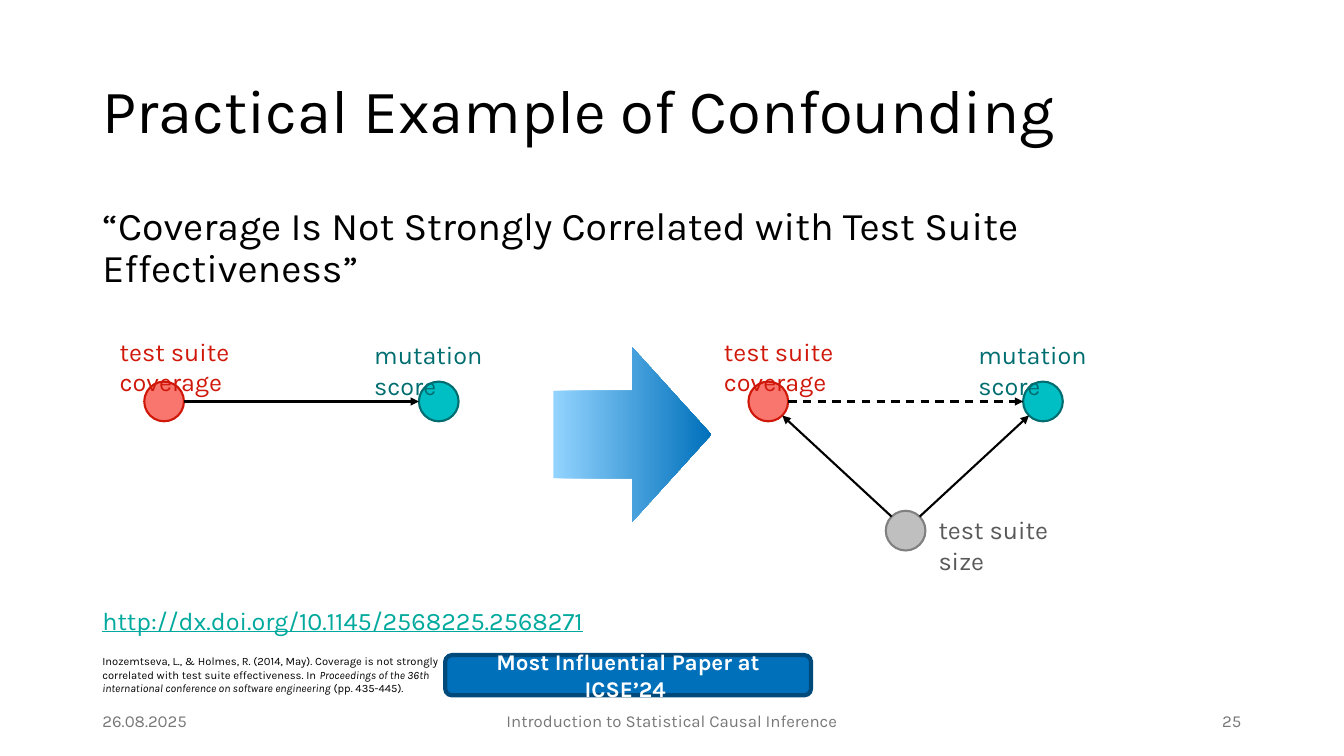
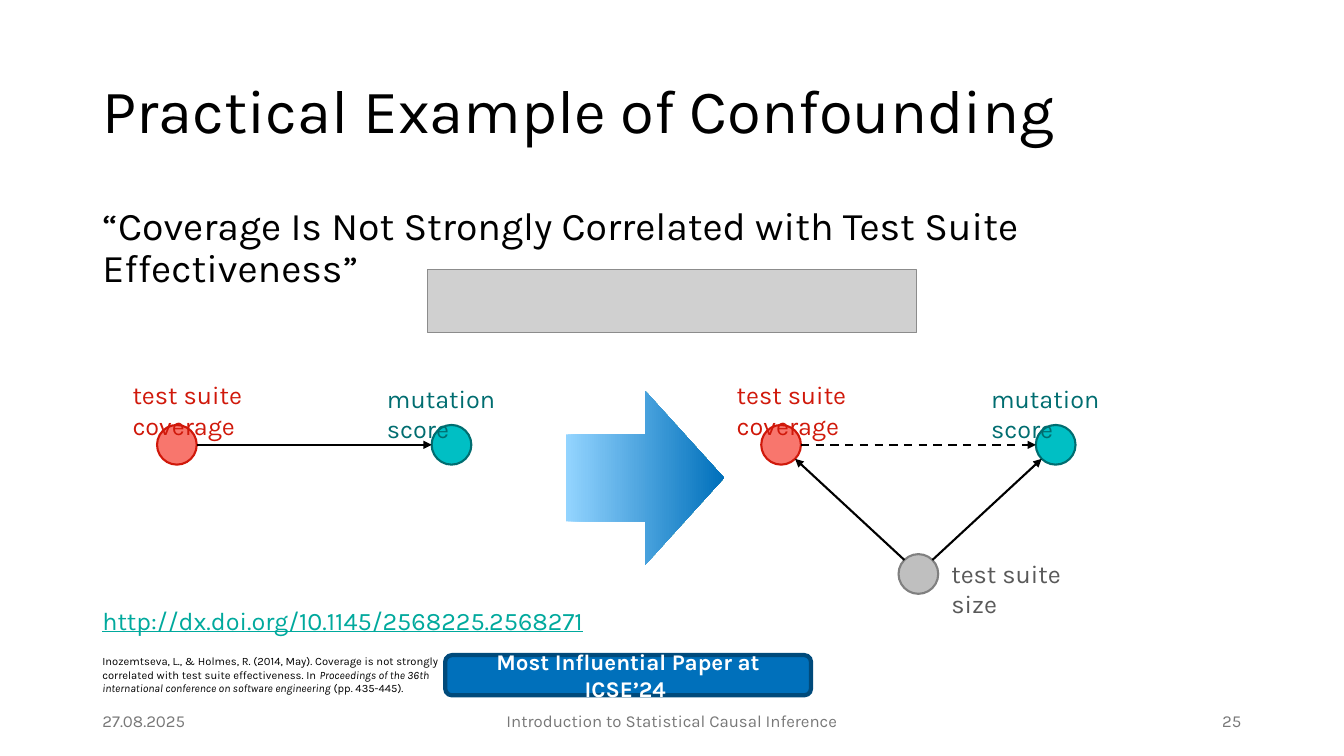
Before and after one commit to JulianFrattini/bda4sci, a slide deck: slide 25 of version2/slides/intro-sci.pptx. Drawn at 1344x756 pixels with LibreOffice and Linux fonts; fonts in the diff are those of the drawing; grey boxes stand for pictures; background and template pictures are left out. Boxes give left, top, right and bottom in pixels: in the first picture for what was removed or moved away, otherwise in the second. Text is boxed around its words. In the diff, an @@ line names an element or a change of style, - is before the commit and + after.

```diff
--- a/version2/slides/intro-sci.pptx
+++ b/version2/slides/intro-sci.pptx
@@ picture added at (427,270,918,334) @@
@@ 4 texts, 3 ellipses, 3 arrows, 1 right arrow: place and size @@
-4 texts, 3 ellipses, 3 arrows, 1 right arrow at (120,343,1063,571)
+4 texts, 3 ellipses, 3 arrows, 1 right arrow at (133,386,1076,613)
@@ 2 ellipses, 1 text, 1 arrow: place and size @@
-2 ellipses, 1 text, 1 arrow at (185,346,1086,551)
+2 ellipses, 1 text, 1 arrow at (197,390,1099,594)
@@ text at (102,716,185,727): text changed @@
-26.08.2025
+27.08.2025
```
Also in this commit, not shown: 61 other slides changed, 8 slides added, 2 slides removed, 7 other files.
